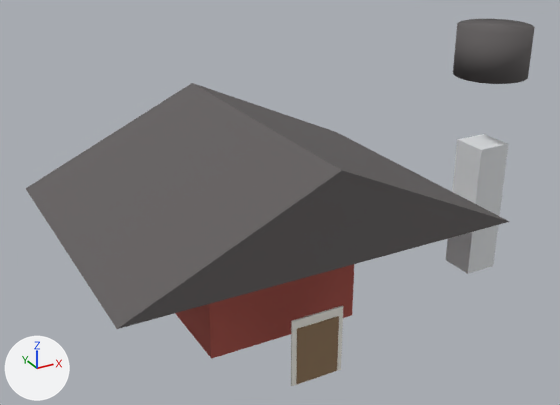
The glTF model OpenMakaiRanchGame/assets/3d/barn.glb as it was, and as the next commit left it.
Rendered twice from a 50 mm camera at (-8.01, -15.8, 11.8) aimed at (0.62, -0.12, 3.96). The axes (+X, +Y, +Z) are drawn at lower left. The lights are the same throughout. The picture after the commit comes second.

The scene before the commit, as lines of its bpy script (objects in view):
```python
me_cube = bpy.data.meshes.new('Cube')
me_cube.from_pydata(...)  # a box spanning x -2.0..2.0, y -1.5..1.5, z 1.0..3.0
me_cube.materials.append(mat_barnbody)  # red #ad554b
me_cube_001 = bpy.data.meshes.new('Cube.001')
me_cube_001.from_pydata(...)  # a box spanning x -0.55..0.55, y -3.05..-2.99, z 0.75..2.25
me_cube_001.materials.append(mat_barndoor)  # brown #907659
me_cube_002 = bpy.data.meshes.new('Cube.002')
me_cube_002.from_pydata(...)  # a box spanning x -0.68..0.68, y -3.03..-2.99, z 0.73..2.47
me_cube_002.materials.append(mat_barntrim)  # white #f3f1ea
me_cube_004 = bpy.data.meshes.new('Cube.004')
me_cube_004.from_pydata(...)  # a box spanning x 5.15..6.05, y -2.25..-1.35, z 1.75..5.25
me_cube_004.materials.append(mat_silo)  # white #e5e7ea
ob_barn_body = bpy.data.objects.new('Barn_Body', me_cube)
ob_barn_body.location = (0.0, 0.0, 0.0)
ob_barn_door = bpy.data.objects.new('Barn_Door', me_cube_001)
ob_barn_door.location = (0.0, 0.0, 0.0)
ob_barn_doorframe = bpy.data.objects.new('Barn_DoorFrame', me_cube_002)
ob_barn_doorframe.location = (0.0, 0.0, 0.0)
ob_barn_silo = bpy.data.objects.new('Barn_Silo', me_cube_004)
ob_barn_silo.location = (0.0, 0.0, 0.0)
# also in view: 'Barn_Roof' at (0.0, 0.0, 5.1); 'Barn_SiloTop' at (5.6, -1.8, 7.6)
```
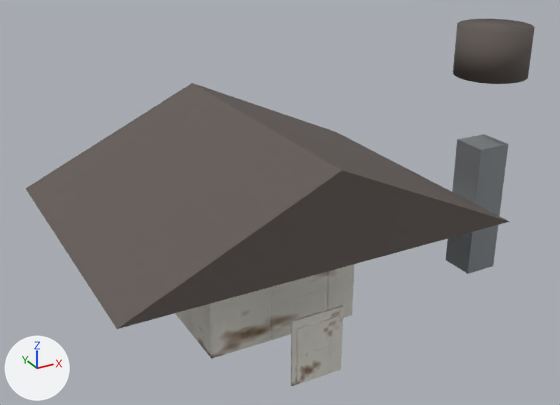
Changed parts and their boxes (x1, y1, x2, y2) in the pictures (560 x 405 px):
'Barn_Body', recoloured (red to grey): (175, 264, 354, 359) in both
'Barn_Silo', recoloured (white to grey): (446, 134, 508, 274) in both
'Barn_Door', recoloured (brown to grey): (296, 316, 339, 384) in both

Edits to the bpy script that builds the scene:
```text
Add img_fence_w03_painted_wood_siding_normal:
    img_fence_w03_painted_wood_siding_normal = load_image('fence_w03_painted_wood_siding_normal', '_unpacked/fence_w03_painted_wood_siding_normal', 1024, 1024, 'Non-Color')
Add img_fence_w03_painted_wood_siding_albedo:
    img_fence_w03_painted_wood_siding_albedo = load_image('fence_w03_painted_wood_siding_albedo', '_unpacked/fence_w03_painted_wood_siding_albedo', 1024, 1024, 'sRGB')
Add img_fence_w03_painted_wood_siding_orm:
    img_fence_w03_painted_wood_siding_orm = load_image('fence_w03_painted_wood_siding_orm', '_unpacked/fence_w03_painted_wood_siding_orm', 1024, 1024, 'Non-Color')
Add mat_barnsilocol:
    mat_barnsilocol = principled_material('BarnSiloCol')
    mat_barnsilocol.base_color = (0.3, 0.32, 0.34)  # grey #95999e
    mat_barnsilocol.metallic = 0.7
    mat_barnsilocol.roughness = 0.6
Add mat_barnwood:
    mat_barnwood = bpy.data.materials.new('BarnWood')
    # uses the picture img_fence_w03_painted_wood_siding_albedo
    # uses the picture img_fence_w03_painted_wood_siding_normal
    # uses the picture img_fence_w03_painted_wood_siding_orm
Change me_cube:
    where me_cube.from_pydata(...)  # 8 vertices, 12 faces; spans x -2.0..2.0, y -1.5..1.5, z 1.0..3.0
    remove me_cube.materials.append(mat_barnbody)  # red #ad554b
    add me_cube.materials.append(mat_barnwood)
Change me_cube_001:
    where me_cube_001.from_pydata(...)  # 8 vertices, 12 faces; spans x -0.55..0.55, y -3.05..-2.99, z 0.75..2.25
    remove me_cube_001.materials.append(mat_barndoor)  # brown #907659
    add me_cube_001.materials.append(mat_barnwood)
Change me_cube_004:
    where me_cube_004.from_pydata(...)  # 8 vertices, 12 faces; spans x 5.15..6.05, y -2.25..-1.35, z 1.75..5.25
    remove me_cube_004.materials.append(mat_silo)  # white #e5e7ea
    add me_cube_004.materials.append(mat_barnsilocol)  # grey #95999e
```
